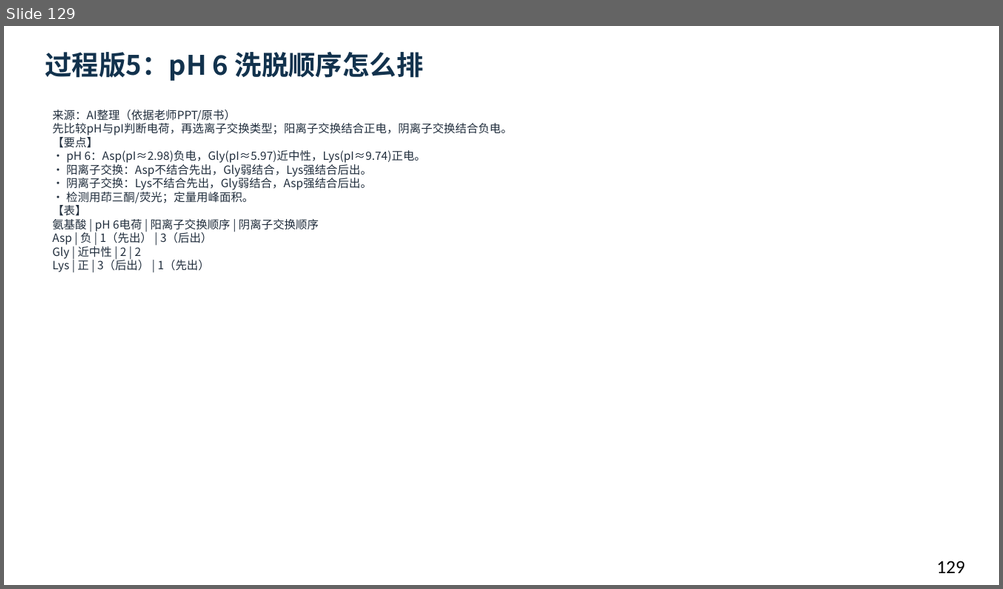
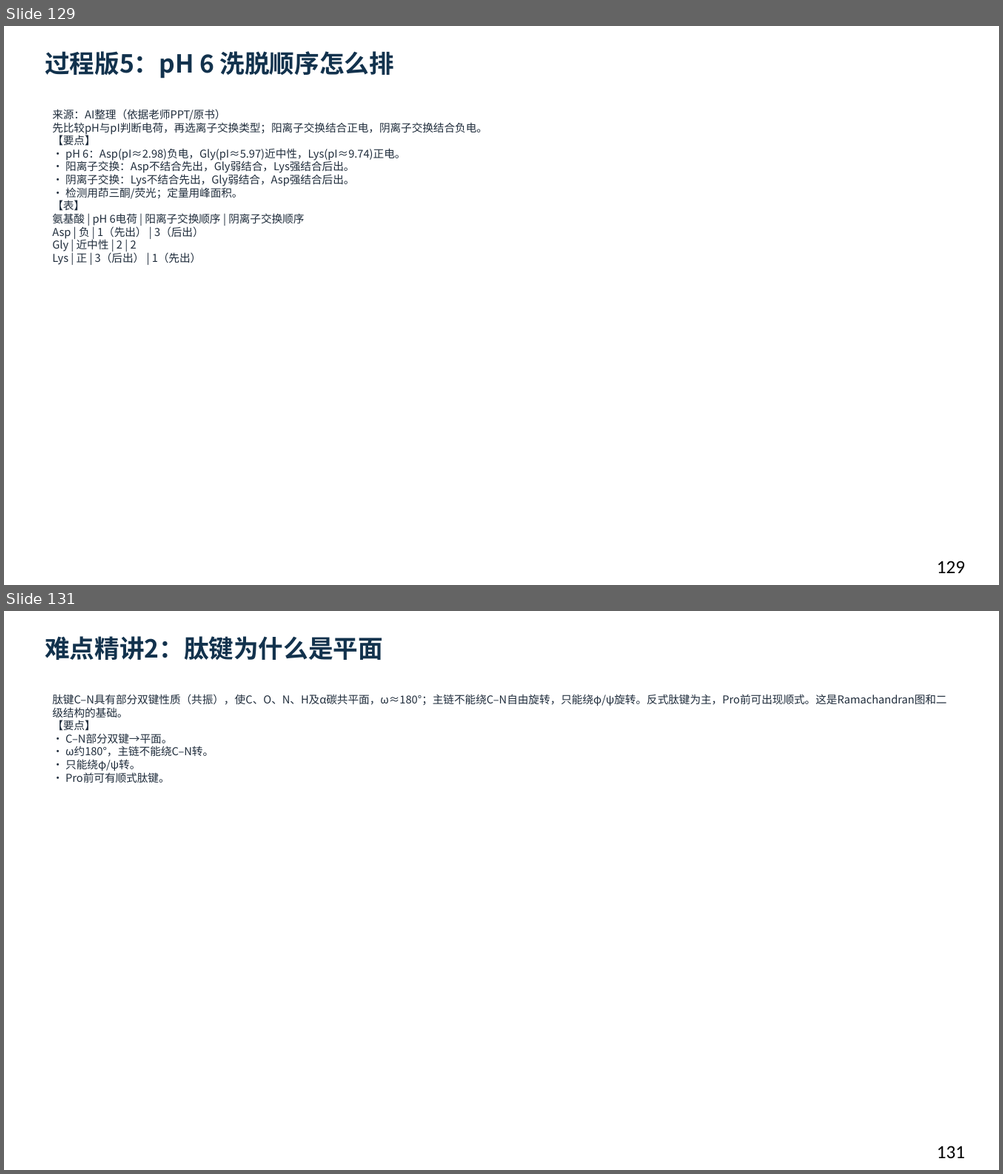
Before and after one commit to newkan-li/Biochemistry, a slide deck: downloads/bc02-ai-style.pptx. Shown one above the other, each under a label of ours: slide 129 before the commit, slides 129 and 131 after it; the slides between them are not shown. The pictures are 1003x589 and 1003x1174 pixels, drawn with LibreOffice and Linux fonts; fonts in the diff are those of the drawing. Boxes give left, top, right and bottom in pixels: in the first picture for what was removed or moved away, otherwise in the second. Text is boxed around its words. In the diff, an @@ line names an element or a change of style, - is before the commit and + after.

```diff
--- a/downloads/bc02-ai-style.pptx
+++ b/downloads/bc02-ai-style.pptx
@@ slide 131 added at (4,611,999,1170), background #FFFFFF @@
@@ text added at (45,636,383,660), 24 pt, text #12324D, bold @@
+难点精讲2：肽键为什么是平面
@@ text added at (52,694,946,783), 10.5 pt, text #202D3C @@
+肽键C–N具有部分双键性质（共振），使C、O、N、H及α碳共平面，ω≈180°；主链不能绕C–N自由旋转，只能绕φ/ψ旋转。反式肽键为主，Pro前可出现顺式。这是Ramachandran图和二级结构的基础。
+【要点】
+• C–N部分双键→平面。
+• ω约180°，主链不能绕C–N转。
+• 只能绕φ/ψ转。
+• Pro前可有顺式肽键。
@@ text added at (936,1146,965,1159), 18 pt, text #000000 @@
+131
@@ slide 129 changed as well @@
@@ text "过程版5：pH 6 洗脱顺序怎么排" at (45,51,394,79): size 26 to 24 pt @@
@@ text "来源：AI整理（依据老师PPT/原书） 先比较pH与pI判断电荷，再选离子交换类型；阳离子交换结合正电，阴离子交换结合负 ..." at (52,109,487,265): size 11 to 10.5 pt @@
```
Also in this commit, not shown: 129 other slides changed, 2 other slides added, 18 other files.
